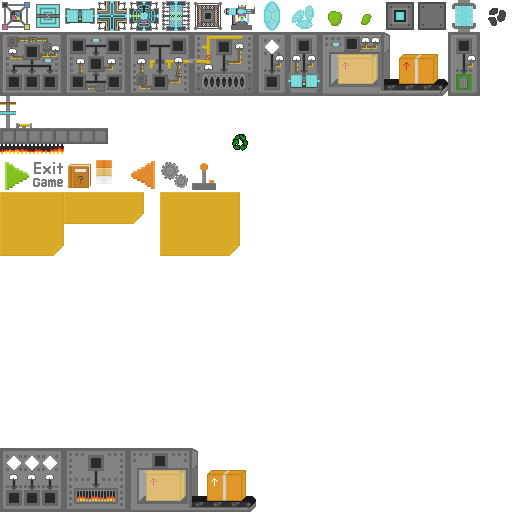
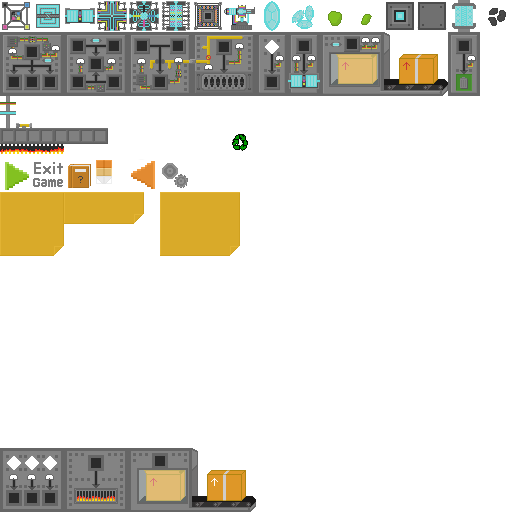
Revision of a layered 512 x 512 image; what changed, layer by layer:
painted on "textures.png" over (161, 162, 216, 190)
showed "Warstwa #1" over (161, 162, 216, 190)
